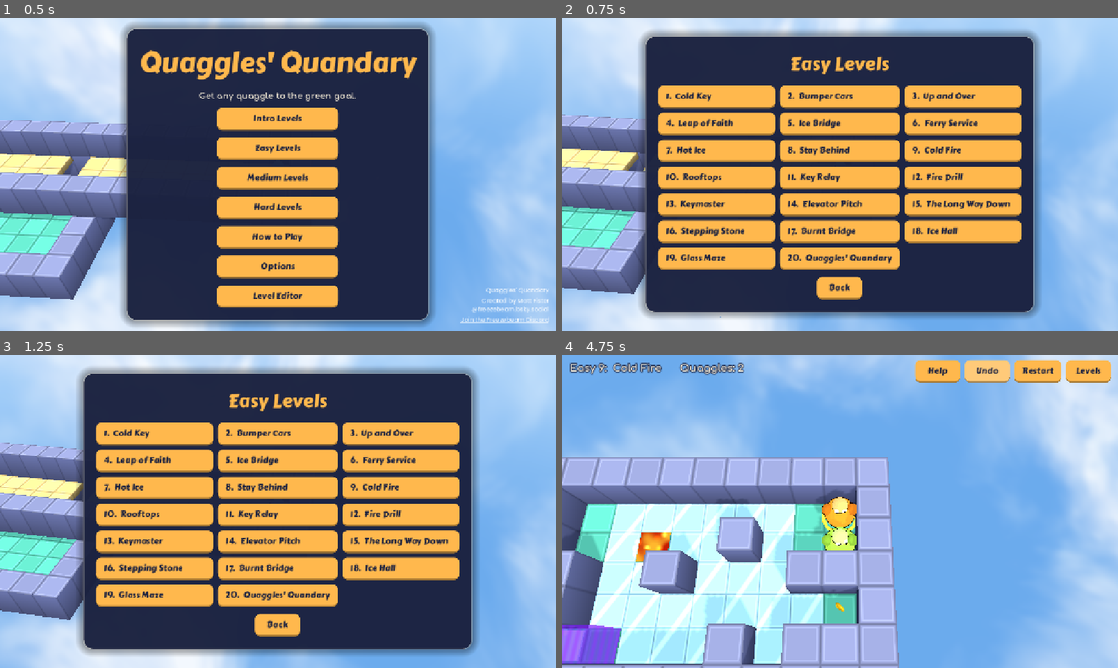
Above: before the commit, frames 1-4 (two rows, left to right).
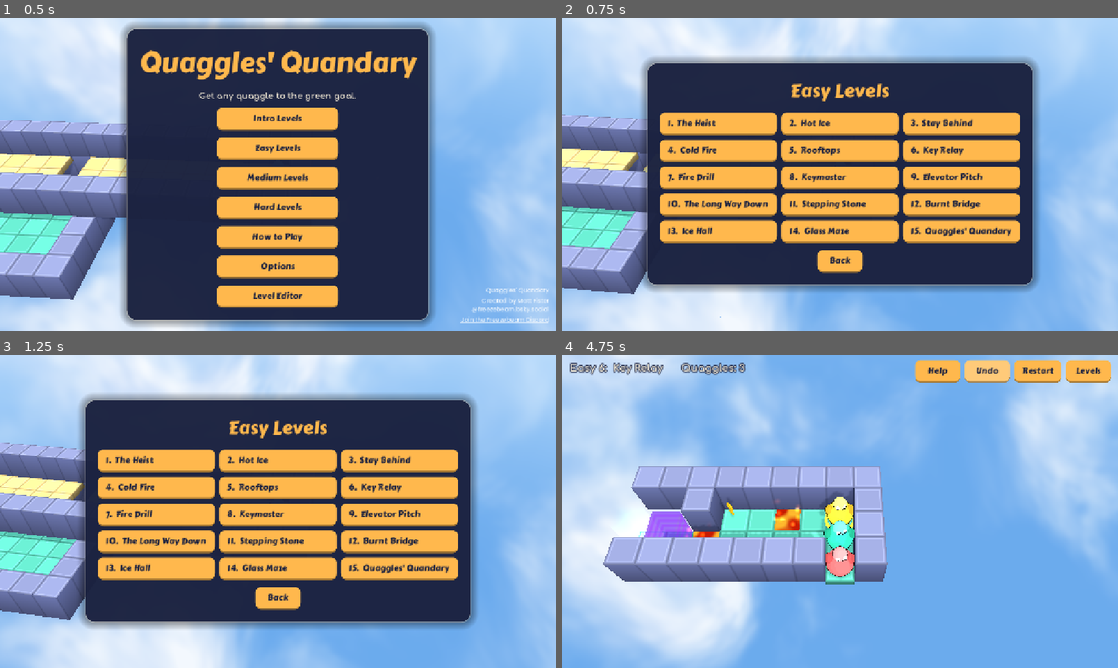
Above: after the commit, the same moments.

Repository: mattfister/quaggles-quandary
Game: Godot game, scene res://main.tscn
Two runs of this game, one before a commit and one after it. Both use one fixed random seed, a clock stepped at 60 frames per second and the inputs below.
Inputs (mouse positions are in pixels of both pictures, inside the frame that each line leads up to):
- Up to frame 1 (0.5 s): no input
- Up to frame 2 (0.75 s): click "Easy Levels" at 0.5 s
- Up to frame 3 (1.25 s): no input
- Up to frame 4 (4.75 s): tap Enter at 1.25, 1.35 s; move the mouse to (962, 495) at 1.27 s; hold D 1.28-2 s; click (962, 495) at 1.42 s; tap Space at 1.52 s; click "Restart" at 2 s; click "Restart" at 2.75 s; click "Restart" at 3.5 s; click "Undo" at 4.25 s

Frame 1 is identical in both runs. In frame 2, 27% of the frame differs, in the area x 14-86%, y 4-96%; in frame 3, 27%; in frame 4, 55%, in the area x 0-100%, y 0-100%.

Commit message:
Level progress

Diff:
--- a/levels/levels.json
+++ b/levels/levels.json
@@ -37,109 +37,103 @@
 				},
 				{
 					"id": "intro_head", "title": "Lend a Head",
-					"hint": "Press N to switch quaggles. Park one under the gap and the other can walk across its head.",
-					"floors": [
-						[
-							" .......",
-							" .......",
-							" .....1."
-						],
-						[
-							"",
-							" s.. ..g"
-						]
-					]
-				},
-				{
-					"id": "intro_carry", "title": "Piggyback",
-					"hint": "A quaggle carries whoever is standing on its head. Step on, switch, and ride across.",
-					"floors": [
-						[
-							" ........",
-							" ........",
-							" ..1....."
-						],
-						[
-							"",
-							" s.   ..g"
+					"hint": "Press Tab or N to switch Quaggles. They're so chill they don't even mind when someone walks all over them. They can carry other Quaggles too. No sweat!",
+					"floors": [
+						[
+							"*.*..***",
+							"*.*..***",
+							"*.*..***",
+							"*......1"
+						],
+						[
+							"  *    g",
+							"",
+							"  w",
+							"s w"
 						]
 					]
 				},
 				{
 					"id": "intro_ice", "title": "Slippery",
-					"hint": "On ice you slide until something stops you. Use the walls.",
-					"floors": [
-						[
-							"*********",
-							"*s.xxxxx*",
-							"***xxx*x*",
-							"  *xxxxx*",
-							"  *x*xxx*",
-							"  *xxgxx*",
-							"  *******"
+					"hint": "Quaggles can ice skate. This is good for them, because they care about physical fitness.",
+					"floors": [
+						[
+							"   ......",
+							" s.xxxxx.",
+							"   xx*xx",
+							"   xxxxx",
+							"   x*xxx",
+							"   xxgxx.",
+							"   .xxxx."
 						]
 					]
 				},
 				{
 					"id": "intro_key", "title": "Lock and Key",
-					"hint": "A force field is solid until you are carrying the key.",
-					"floors": [
-						[
-							"*********",
-							"*2..s.3g*",
-							"*********"
+					"hint": "Quaggles love freedom and hate barriers. In 10th grade Quaggles learn about symbolism. Keys symbolize freedom. Forcefields symbolize barriers, but are unlocked by keys.",
+					"floors": [
+						[
+							" *",
+							" x..s.3g",
+							"xxx x",
+							"x2*xx",
+							"xxxxxx",
+							" xxxxx",
+							"*xxxx",
+							"    *"
 						]
 					]
 				},
 				{
 					"id": "intro_fire", "title": "Firefighter",
-					"hint": "Fire burns up the quaggle that steps in it, but that puts the fire out for everyone else.",
-					"floors": [
+					"hint": "Fire is a deadly enemy to Quaggles. But Quaggles are so chill and happy to help friends, that they'll even sacrifice themeselves to put out a fire.",
+					"floors": [
+						[
+							"",
+							" s..XXg",
+							" 1..XX.",
+							".xxxxXx*",
+							".xxxXXx",
+							"  *"
+						]
+					]
+				},
+				{
+					"id": "intro_crack", "title": "Crumbling",
+					"hint": "The sky island prisons that the Quaggles have been trapped in are dangerous, and some of them are downright crumbling.",
+					"floors": [
+						[
+							"    444443",
+							"    s 2  g",
+							"    444"
+						]
+					]
+				},
+				{
+					"id": "intro_lift", "title": "Going Up",
+					"hint": "Quaggles don't use stairs, they are too clumsy. Instead they use magical rings. This is good for them.e",
+					"floors": [
+						[
+							"",
+							"",
+							"",
+							"",
+							"",
+							"",
+							"",
+							"**",
+							"******",
+							"s...u*"
+						],
 						[
 							"********",
-							"*s..X.g*",
-							"*1..X..*",
-							"********"
-						]
-					]
-				},
-				{
-					"id": "intro_crack", "title": "Crumbling",
-					"hint": "Cracked tiles fall away once you step off them. There is no going back.",
-					"floors": [
-						[
-							"***********",
-							"*2.s.44.3g*",
-							"***********"
-						]
-					]
-				},
-				{
-					"id": "intro_lift", "title": "Going Up",
-					"hint": "Step into the rising rings to ride up one floor.",
-					"floors": [
-						[
-							"******",
-							"*s..u*",
-							"******"
-						],
-						[
-							"",
-							"     ..g"
-						]
-					]
-				},
-				{
-					"id": "intro_walls", "title": "High Road",
-					"hint": "You can walk along the tops of walls and glass from the floor above.",
-					"floors": [
-						[
-							"*******",
-							"*s.u***",
-							"*****.g"
-						],
-						[
-							""
+							"*      *",
+							"* g**  *",
+							"*   *  *",
+							"*   *  *",
+							"**..** *",
+							"u...*u.*",
+							".."
 						]
 					]
 				}
@@ -149,91 +143,17 @@
 			"id": "easy", "title": "Easy Levels", "label": "Easy",
 			"levels": [
 				{
-					"id": "cold_key", "title": "Cold Key",
-					"hint": "",
-					"floors": [
-						[
-							"***********",
-							"*s.xxxxxx.*",
-							"*********.*",
-							"*2xxxxxxx.*",
-							"*********.*",
-							"*g3xxxxxx.*",
-							"***********"
-						]
-					]
-				},
-				{
-					"id": "bumper", "title": "Bumper Cars",
-					"hint": "",
-					"floors": [
-						[
-							"*********",
-							"*s1xxxxx*",
-							"******g**"
-						]
-					]
-				},
-				{
-					"id": "up_and_over", "title": "Up and Over",
-					"hint": "",
-					"floors": [
-						[
-							"*******",
-							"*s.u*2*.3g",
-							"*...*u*",
-							"*******"
-						],
-						[
-							""
-						]
-					]
-				},
-				{
-					"id": "leap_of_faith", "title": "Leap of Faith",
-					"hint": "",
-					"floors": [
-						[
-							"",
-							"   ..",
-							" ....",
-							" u"
-						],
-						[
-							"",
-							" s.442",
-							"",
-							"  3g"
-						]
-					]
-				},
-				{
-					"id": "ice_bridge", "title": "Ice Bridge",
-					"hint": "",
-					"floors": [
-						[
-							" .....",
-							" .....",
-							" ..1.."
-						],
-						[
-							"",
-							" s.xx xx.g"
-						]
-					]
-				},
-				{
-					"id": "ferry", "title": "Ferry Service",
-					"hint": "",
-					"floors": [
-						[
-							" ....",
-							" ..........",
-							" ..1."
-						],
-						[
-							"",
-							" s.  2  .3g"
+					"id": "ferry", "title": "The Heist",
+					"hint": "",
+					"floors": [
+						[
+							" *..  u**",
+							" *..**....*",
+							" *.13.."
+						],
+						[
+							"",
+							" s   2    g"
 						]
 					]
 				},
--- a/scripts/editor/level_editor.gd
+++ b/scripts/editor/level_editor.gd
@@ -30,8 +30,8 @@
 	[Rules.WINDOW, "Glass", "w", "Like a wall, but see-through."],
 	[Rules.ICE, "Ice", "x", "Slide until something stops you."],
 	[Rules.FIRE, "Fire", "X", "Burns the quaggle that steps in, then goes out."],
-	[Rules.KEY, "Key", "2", "Lets its carrier through force fields."],
-	[Rules.FIELD, "Force field", "3", "Solid unless you carry the key."],
+	[Rules.KEY, "Key", "2", "Switches off one force field; used up."],
+	[Rules.FIELD, "Force field", "3", "Solid until a key carrier walks in."],
 	[Rules.CRACK, "Cracked", "4", "Crumbles once you step off it."],
 	[Rules.UP, "Lift", "u", "Raises whoever steps in (and their stack) one floor."],
 	[Rules.GOAL, "Goal", "g", "Get any quaggle here to win."],
--- a/scripts/main.gd
+++ b/scripts/main.gd
@@ -17,8 +17,8 @@
 	[Color("5dff8f"), "Goal. Get any one quaggle here to win."],
 	[Color("a9e4ff"), "Ice. You slide until something stops you."],
 	[Color("ff6a2a"), "Fire. Burns the quaggle that steps in, but that puts it out."],
-	[Color("ffcc33"), "Key. Pick it up to walk through force fields."],
-	[Color("d94fd0"), "Force field. Solid unless you carry the key."],
+	[Color("ffcc33"), "Key. Carry it into a force field to switch the field off. Used up."],
+	[Color("d94fd0"), "Force field. Solid until a quaggle carrying a key walks into it."],
 	[Color("d9b48c"), "Cracked tile. Crumbles after you step off it."],
 	[Color("ffffff"), "Lift (rising rings). Carries you up one floor."],
 	[Color("8a90b8"), "Walls and glass block you, but you can stand on top of them."],
--- a/scripts/rules.gd
+++ b/scripts/rules.gd
@@ -192,14 +192,14 @@
 
 ## Whether `q` would stay at `p` rather than fall: it is standing in a tile,
 ## on a head, or on top of something solid.
-func _holds(q: Dictionary, p: Vector3i) -> bool:
+func _holds(_q: Dictionary, p: Vector3i) -> bool:
 	if not is_air(cell_at(p)):
 		return true
 	var below := p - UP_ONE
 	if _occupied(below):
 		return true
 	var c := cell_at(below)
-	return c == WALL or c == WINDOW or c == UP or (c == FIELD and not q.key)
+	return c == WALL or c == WINDOW or c == UP or c == FIELD
 
 
 ## Whether there is anything at or under `p` for `q` to land on.
@@ -278,7 +278,13 @@
 			_change_cell(q, q.pos, GROUND)
 			events.append({"type": "burn", "id": q.id})
 		KEY:
-			q.key = true
+			# One key at a time: a second one stays where it lies.
+			if not q.key:
+				q.key = true
+				_change_cell(q, q.pos, GROUND)
+		FIELD:
+			# The key switches the field off for good, and is spent doing it.
+			q.key = false
 			_change_cell(q, q.pos, GROUND)
 		ICE:
 			var dir: Vector3i = _momentum.get(q.id, Vector3i.ZERO)
--- a/scripts/world.gd
+++ b/scripts/world.gd
@@ -12,8 +12,8 @@
 const FALL_TIME := 0.24
 const RISE_TIME := 0.45
 const SWITCH_DELAY := 0.4  # pause on a lost quaggle before moving to the next
-const DEFAULT_PITCH := 1.2  # a little steeper than the original's (0, +5, +10)
-const DEFAULT_DIST := 12.0
+const DEFAULT_PITCH := 1.0  # about 57 degrees above the horizon
+const DEFAULT_DIST := 14.0
 const BLOCK := preload("res://shaders/block.gdshader")
 const FLOOR_COLORS: Array[Color] = [Color("5fc9b0"), Color("f6d58a"), Color("f3a08c"), Color("b9a6ee")]
 const WALL_TOP := Color("8a90b8")
@@ -56,6 +56,7 @@
 var _particle_mat: StandardMaterial3D
 var _ring_mat: StandardMaterial3D
 var _key_mat: StandardMaterial3D
+var _field_mat: ShaderMaterial
 
 
 func _ready() -> void:
@@ -176,7 +177,7 @@
 							Rules.FIRE: _add_fire(node, p)
 							Rules.KEY: _add_key(node, p)
 							Rules.UP: _add_lift(node, at)
-							Rules.FIELD: _group(groups, "field", column)
+							Rules.FIELD: _add_field(node, p)
 							Rules.GOAL:
 								_group(groups, "goal", column)
 								_group(groups, "pad", Transform3D(Basis.IDENTITY, at + Vector3(0, 0.02, 0)))
@@ -337,6 +338,14 @@
 			for n: Node3D in nodes:
 				n.queue_free()
 			_puff(at + Vector3(0, 0.3, 0), Color(0.25, 0.25, 0.25))
+		Rules.FIELD:
+			for n: Node3D in nodes:
+				var tw := n.create_tween()
+				tw.tween_property(n, "scale", Vector3(1.15, 0.0, 1.15), 0.3).set_trans(Tween.TRANS_BACK).set_ease(Tween.EASE_IN)
+				tw.tween_callback(n.queue_free)
+			_puff(at + Vector3(0, 0.6, 0), Color(0.85, 0.3, 0.8))
+			if _quags.has(e.id):
+				_take_key(_quags[e.id])
 
 
 func _process(delta: float) -> void:
@@ -500,12 +509,6 @@
 			beam.set_shader_parameter("height", box.size.y)
 			mat = beam
 			shadows = false
-		"field":
-			box.size = Vector3(0.96, H * 0.98, 0.96)
-			var field := ShaderMaterial.new()
-			field.shader = preload("res://shaders/field.gdshader")
-			mat = field
-			shadows = false
 	var mm := MultiMesh.new()
 	mm.transform_format = MultiMesh.TRANSFORM_3D
 	mm.use_colors = true
@@ -662,11 +665,37 @@
 ## Floats a small key over a quaggle that is carrying one.
 func _give_key(quag: Quaggle) -> void:
 	var key := _make_key()
+	key.name = "Key"
 	key.scale = Vector3.ONE * 0.75
 	key.position = Vector3(0, 1.85, 0)
 	key.set_meta("base_y", key.position.y)
 	quag.add_child(key)
 	_spinners.append(key)
+
+
+## Spends the key a quaggle is carrying.
+func _take_key(quag: Quaggle) -> void:
+	var key := quag.get_node_or_null("Key")
+	if key:
+		_spinners.erase(key)
+		key.queue_free()
+
+
+## A force field is its own mesh, not part of a multimesh, so a key can
+## switch it off.
+func _add_field(parent: Node3D, p: Vector3i) -> void:
+	if _field_mat == null:
+		_field_mat = ShaderMaterial.new()
+		_field_mat.shader = preload("res://shaders/field.gdshader")
+	var field := MeshInstance3D.new()
+	var box := BoxMesh.new()
+	box.size = Vector3(0.96, H * 0.98, 0.96)
+	field.mesh = box
+	field.material_override = _field_mat
+	field.cast_shadow = GeometryInstance3D.SHADOW_CASTING_SETTING_OFF
+	field.position = cell_pos(p) + Vector3(0, H * 0.5, 0)
+	parent.add_child(field)
+	_track(p, field)
 
 
 func _add_lift(parent: Node3D, at: Vector3) -> void:
--- a/tests/test_rules.gd
+++ b/tests/test_rules.gd
@@ -101,6 +101,24 @@
 	r = Rules.from_floors("ledge", [["  ."], ["s. "]])
 	walk(r, 0, "rr")
 	check(r.quaggles[0].pos == Vector3i(2, 0, 0), "walking off a ledge onto a floor below is fine")
+
+	# A key switches off the first force field its carrier walks into, for
+	# everyone, and is spent. A quaggle carries one key at a time.
+	r = Rules.from_floors("field", [["s.3.3", "122.."]])
+	walk(r, 0, "rr")
+	check(r.quaggles[0].pos == Vector3i(1, 0, 0), "a field blocks without a key")
+	walk(r, 1, "r")
+	check(r.quaggles[1].key and r.cell(0, 1, 1) == Rules.GROUND, "picks up a key")
+	walk(r, 1, "r")
+	check(r.cell(0, 2, 1) == Rules.KEY, "a second key stays put while one is carried")
+	walk(r, 1, "u")
+	check(r.quaggles[1].pos == Vector3i(2, 0, 0), "walks into a field with a key")
+	check(not r.quaggles[1].key and r.cell(0, 2, 0) == Rules.GROUND, "the field is gone and the key spent")
+	walk(r, 1, "r")
+	check(not r.try_move(1, 0), "the spent key opens no more fields")
+	r = Rules.from_floors("field floor", [["3."], [" s"]])
+	walk(r, 0, "l")
+	check(r.quaggles[0].pos == Vector3i(0, 0, 1), "a field holds up whoever stands on it")
 
 	# Stacks of any height. A lift raises a whole stack, and from the lift top
 	# the stack can step onto another head: that builds a tower.
